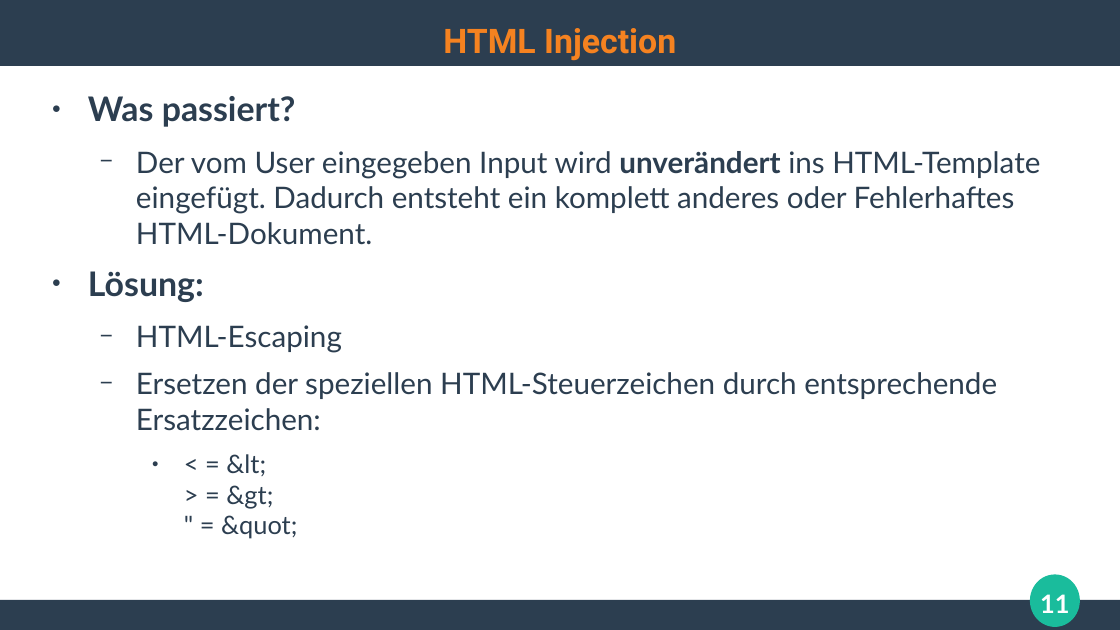
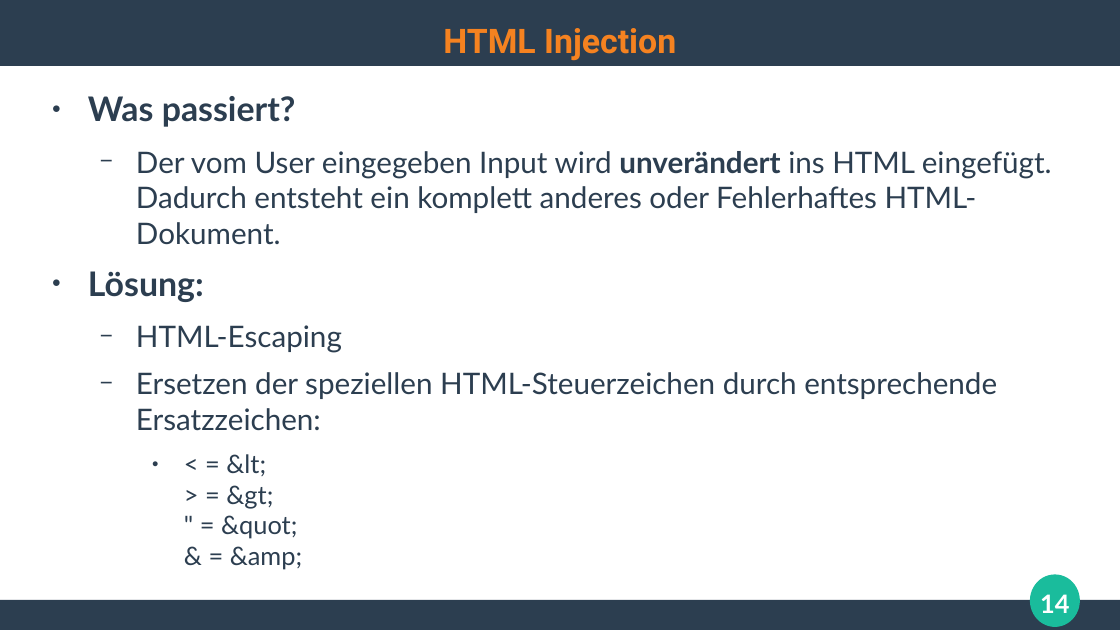
Before and after one commit to ghandmann/HS-AlbSig-WebAnwendungen2, a slide deck: slide 14 of Kapitel/06_WebSecurity.odp (slide 11 before the commit). Drawn at 1120x630 pixels with LibreOffice and Linux fonts; fonts in the diff are those of the drawing. Boxes give left, top, right and bottom in pixels: in the first picture for what was removed or moved away, otherwise in the second. Text is boxed around its words. In the diff, an @@ line names an element or a change of style, - is before the commit and + after.

```diff
--- a/Kapitel/06_WebSecurity.odp
+++ b/Kapitel/06_WebSecurity.odp
@@ text at <box>136,151,1052,245</box>: text changed @@
-  − Der vom User eingegeben Input wird unverändert ins HTML-Template eingefügt. Dadurch entsteht ein komplett anderes oder Fehlerhaftes HTML-Dokument.
+  − Der vom User eingegeben Input wird unverändert ins HTML eingefügt. Dadurch entsteht ein komplett anderes oder Fehlerhaftes HTML-Dokument.
@@ text at <box>221,454,302,569</box>: text changed @@
-    ● < = &lt;
-      > = &gt;
-      " = &quot;
+    ● < = &lt;
+      > = &gt;
+      " = &quot;
+      & = &amp;
@@ page number at <box>1040,594,1069,613</box>: text changed @@
-11
+14
```
Also in this commit, not shown: 6 other slides changed, 6 slides added, 3 slides removed.
